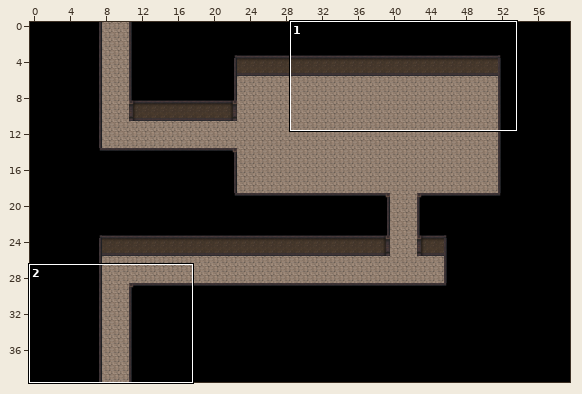
One commit to this Tiled map (JSON): public/map/underpass5.json. The first picture is a wide view before the edit; the outline marks the close-up.
Close-up. As it was:
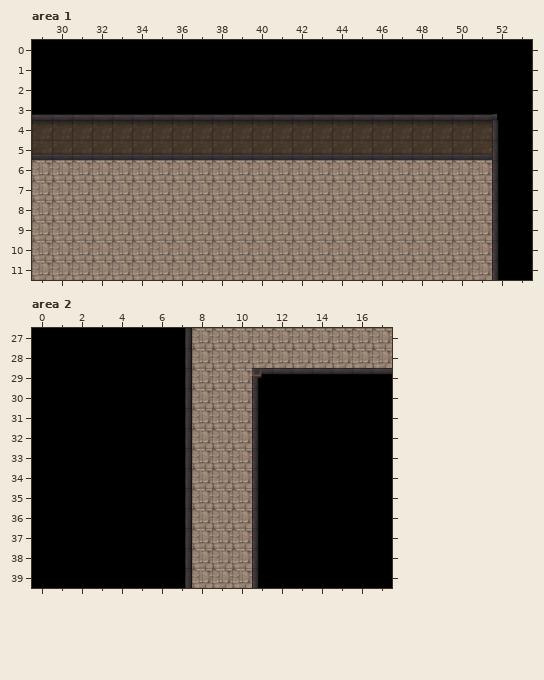
Cells are 32x32 px. Shown: area 1 x 29..53, y 0..11; area 2 x 0..17, y 27..39. The commit also changed other parts of the map, which this record leaves out.
The same view after the edit:
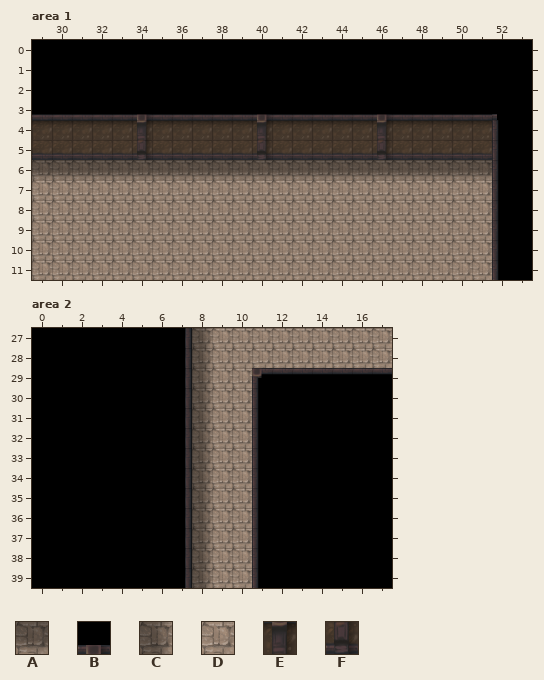
Key: from "underpass": A 26, B 32, C 35, D 36, E 42, F 52.
_ is an empty cell.
Tiles of an added or newly shown layer are drawn over the layers below it.
Difference:
Layer "layer1", area 1:
y 6: x 29..51 DDDDDDDDDDDDDDDDDDDDDDD -> AAAAAAAAAAAAAAAAAAAAAAA
Layer "layer4" (added), area 1:
y 3: x 34 _ -> B; x 40 _ -> B; x 46 _ -> B
y 4: x 34 _ -> E; x 40 _ -> E; x 46 _ -> E
y 5: x 34 _ -> F; x 40 _ -> F; x 46 _ -> F
Layer "layer1", area 2:
y 27..39: x 8 D -> C
